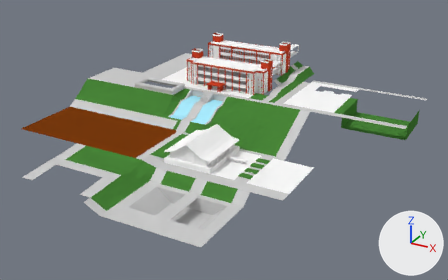
The Blender file _Models/map.blend as it was, and as the next commit left it.
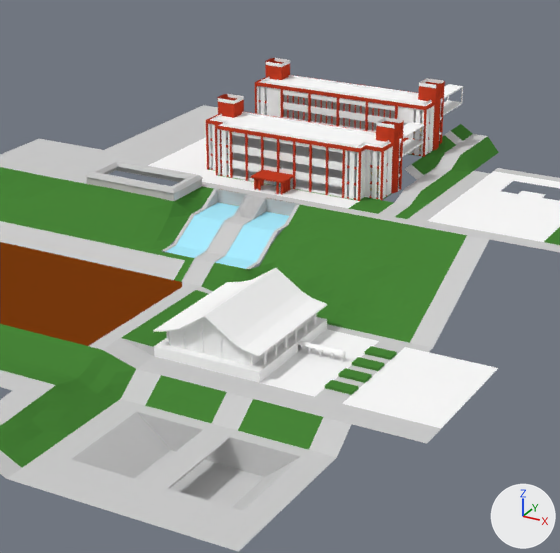
There are two pictures of each version: one whole from a camera (50 mm lens) standing at (548.0, -948.0, 383.0) and looking at (77.0, -90.0, -46.0), one close up on the part from 22% to 76% of the width and 3% to 89% of the height. The axes (+X, +Y, +Z) are drawn at lower right. The lights are the same throughout.

Names of what the first close-up shows: 'lib_walls', 'school_ba_ground', 'school_ba_walls', 'school_bb_ground', 'school_bb_walls', 'terrain', 'walkroad'.
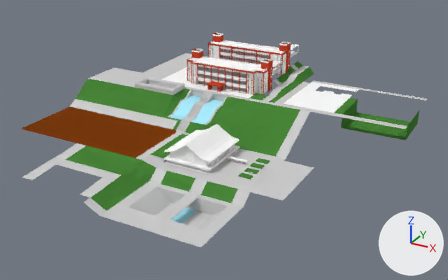
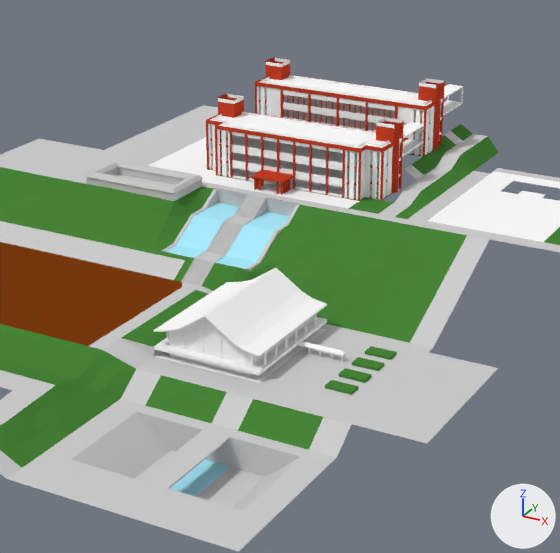
Patch to the scene script:
```diff
--- a/_Models/map.blend.py
+++ b/_Models/map.blend.py
@@ me_walls_001 @@
 # used by ob_lib_walls; parent = ob_library; location = (0.0, 0.0, 0.0)
-me_walls_001.from_pydata(...)  # 558 vertices, 419 faces, 1 loose edge; spans x 17.0..76.5, y -105.0..-56.0, z -24.0..-4.0
+me_walls_001.from_pydata(...)  # 594 vertices, 436 faces, 3 loose edges; spans x 17.0..76.5, y -105.0..-56.0, z -24.0..-4.0
+# me_walls_001 part 1: a new loose piece of 18 vertices spanning x 21.5..54.5, y -102.0..-59.0, z -24.0..-20.0, in mat_white (white #ffffff)
+# me_walls_001 part 2: 33 vertices moved from x 63.2..76.5, y -77.8..-75.8, z -21.0..-20.0 to x 63.2..76.2, y -77.8..-75.8, z -21.2..-20.0; 10 vertices added at x 17.0..76.5, y -105.0..-56.0, z -21.2
 me_walls_001.materials.append(mat_white)
@@ me_ground @@
 # used by ob_walkroad; parent = ob_other; location = (0.0, 0.0, 0.0)
-me_ground.from_pydata(...)  # 532 vertices, 330 faces; spans x -128.0..180.0, y -186.0..102.0, z -42.0..10.0
+me_ground.from_pydata(...)  # 818 vertices, 480 faces, 1 loose edge; spans x -128.0..180.0, y -186.0..102.0, z -42.0..10.0
+# me_ground part 3: a new loose piece of 130 vertices spanning x -6.0..3.0, y -34.0..-20.0, z -14.0..-6.0, in mat_estrada (light grey #cecece)
+# me_ground part 4: a new loose piece of 102 vertices spanning x -6.0..3.0, y -52.0..-42.0, z -20.0..-14.0, in mat_estrada (light grey #cecece)
+# me_ground part 5: 8 vertices moved from x -20.0..17.0, y -2.0, z 0.0 to x -21.0..18.0, y -2.0, z 0.0; 54 vertices added at x -67.0..22.0, y -56.0..-2.0, z -25.0..4.0
+# me_ground part 6: 1 face spanning x 53.0..63.0, y -167.0..-131.0, z -42.0 switches from mat_estrada (light grey #cecece) to mat_fonte (cyan #abedff)
+# me_ground part 7: 2 faces spanning x 59.0..125.0, y -105.0..-56.0, z -24.0 switch from mat_white (white #ffffff) to mat_estrada (light grey #cecece)
 me_ground.materials.append(mat_terrain)
```

What differs and where, as boxes (x1, y1, x2, y2) in the close-ups (560 x 553 px; the box of a moved part takes in the faces that stretch with it):
part 1 of me_walls_001, added: after (170, 353, 255, 376)
part 2 of me_walls_001, moved or reshaped: before (298, 341, 346, 362); after (154, 320, 346, 375)
part 3 of me_ground, added: after (207, 222, 243, 255)
part 4 of me_ground, added: after (182, 258, 214, 286)
part 5 of me_ground, built on: before (215, 188, 300, 204); after (103, 167, 300, 294)
part 6 of me_ground, recoloured (grey to cyan): (169, 460, 230, 497) in both
part 7 of me_ground, recoloured (white to grey): (260, 329, 498, 428) in both
